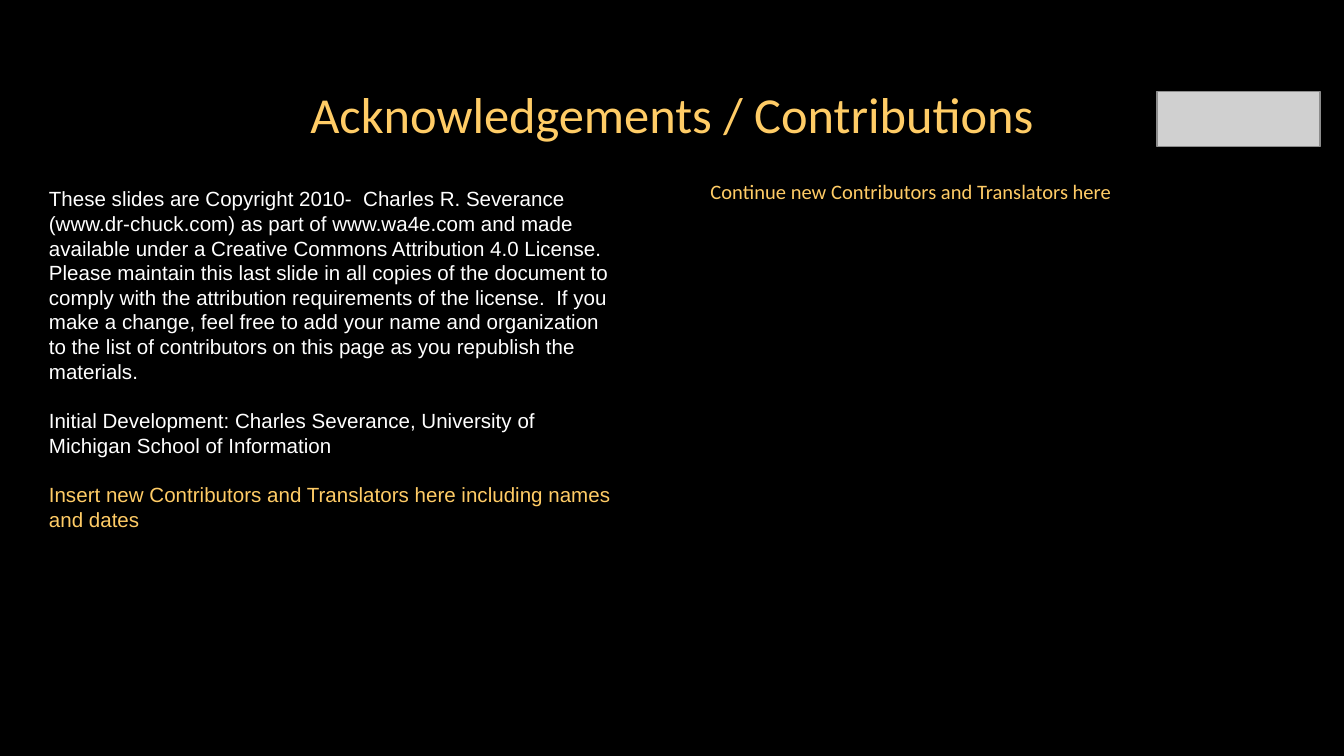
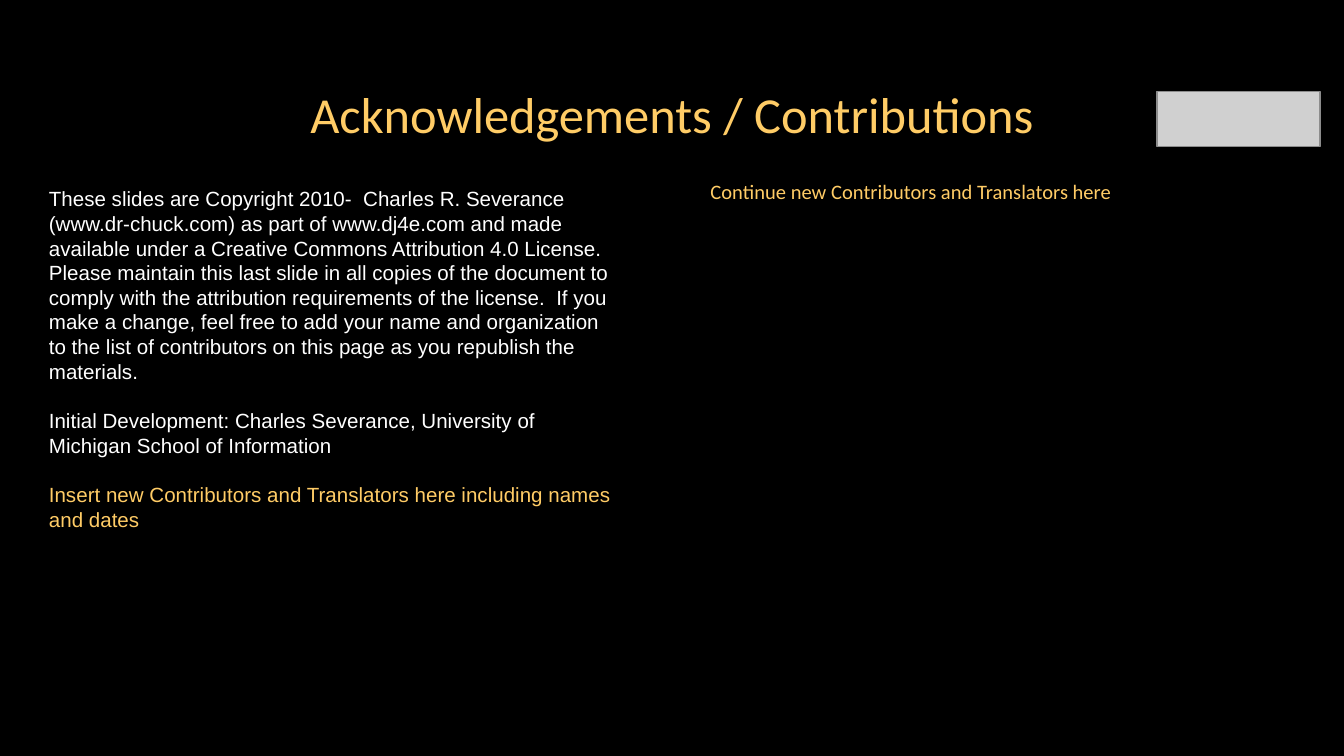
Before and after one commit to csev/dj4e, a slide deck: slide 20 of lectures/JS-02-JavaScript-Objects.ppt. Drawn at 1344x756 pixels with LibreOffice and Linux fonts; fonts in the diff are those of the drawing; grey boxes stand for pictures. Boxes give left, top, right and bottom in pixels: in the first picture for what was removed or moved away, otherwise in the second. Text is boxed around its words. In the diff, an @@ line names an element or a change of style, - is before the commit and + after.

```diff
--- a/lectures/JS-02-JavaScript-Objects.ppt
+++ b/lectures/JS-02-JavaScript-Objects.ppt
@@ text at box(49, 191, 608, 380): text changed @@
-These slides are Copyright 2010- Charles R. Severance (www.dr-chuck.com) as part of www.wa4e.com and made available under a Creative Commons Attribution 4.0 License. Please maintain this last slide in all copies of the document to comply with the attribution requirements of the license. If you make a change, feel free to add your name and organization to the list of contributors on this page as you republish the materials.
+These slides are Copyright 2010- Charles R. Severance (www.dr-chuck.com) as part of www.dj4e.com and made available under a Creative Commons Attribution 4.0 License. Please maintain this last slide in all copies of the document to comply with the attribution requirements of the license. If you make a change, feel free to add your name and organization to the list of contributors on this page as you republish the materials.
```
Also in this commit, not shown: 11 other slides changed, 1 other file.
